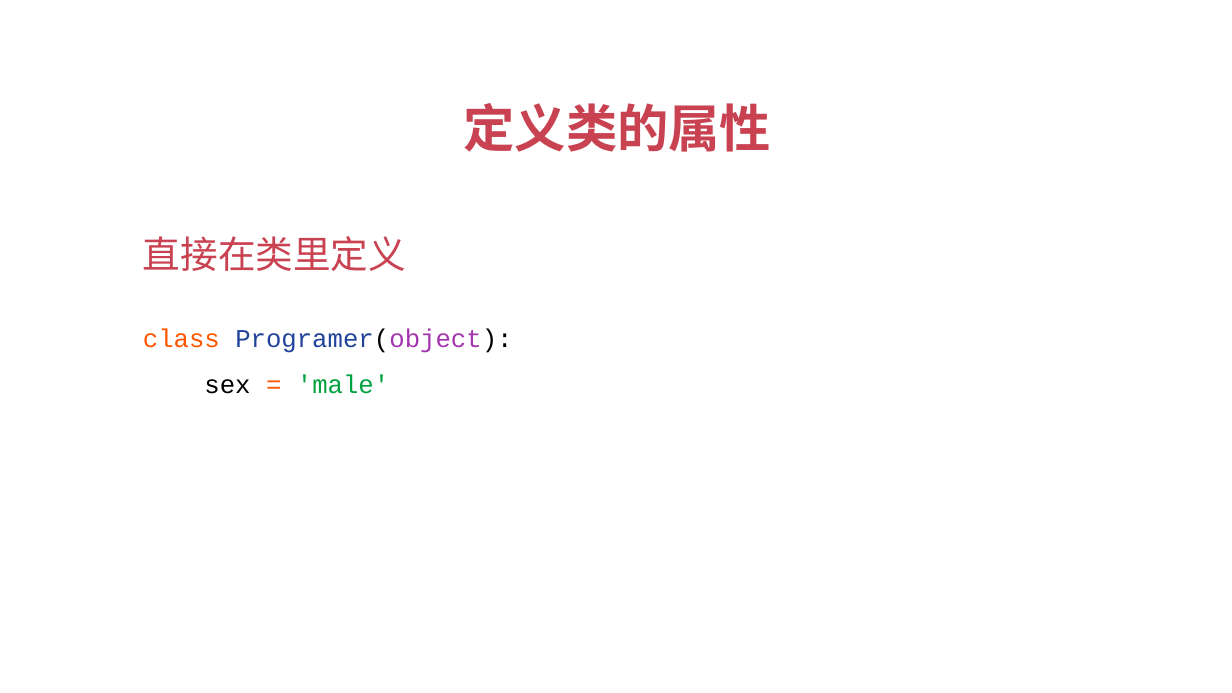
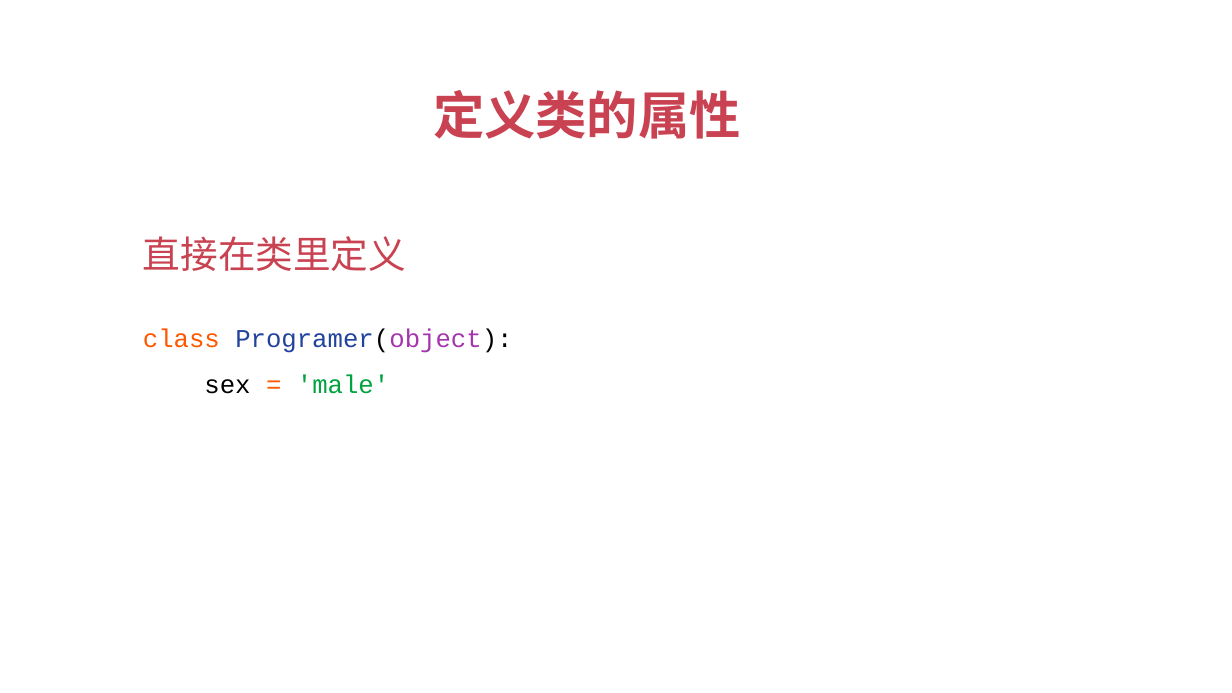
Before and after one commit to albert-feng/Python_OOP, a slide deck: slide 2 of ppt/3.2-定义类的属性.pptx. Drawn at 1232x693 pixels with LibreOffice and Linux fonts; fonts in the diff are those of the drawing. Boxes give left, top, right and bottom in pixels: in the first picture for what was removed or moved away, otherwise in the second. Text is boxed around its words. In the diff, an @@ line names an element or a change of style, - is before the commit and + after.

```diff
--- a/ppt/3.2-定义类的属性.pptx
+++ b/ppt/3.2-定义类的属性.pptx
@@ text "定义类的属性": place and size @@
-text "定义类的属性" at [463,103,771,152]
+text "定义类的属性" at [433,90,741,139]
```
Also in this commit, not shown: 3 other slides changed, 5 other files.
